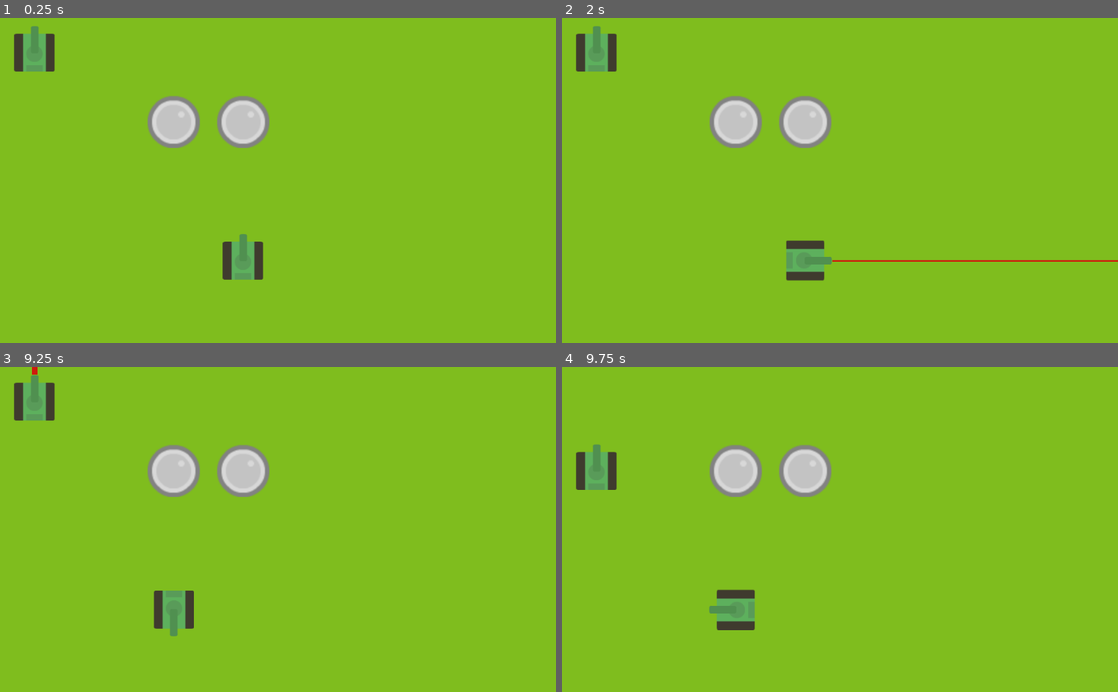
Above: before the commit, frames 1-4 (two rows, left to right).
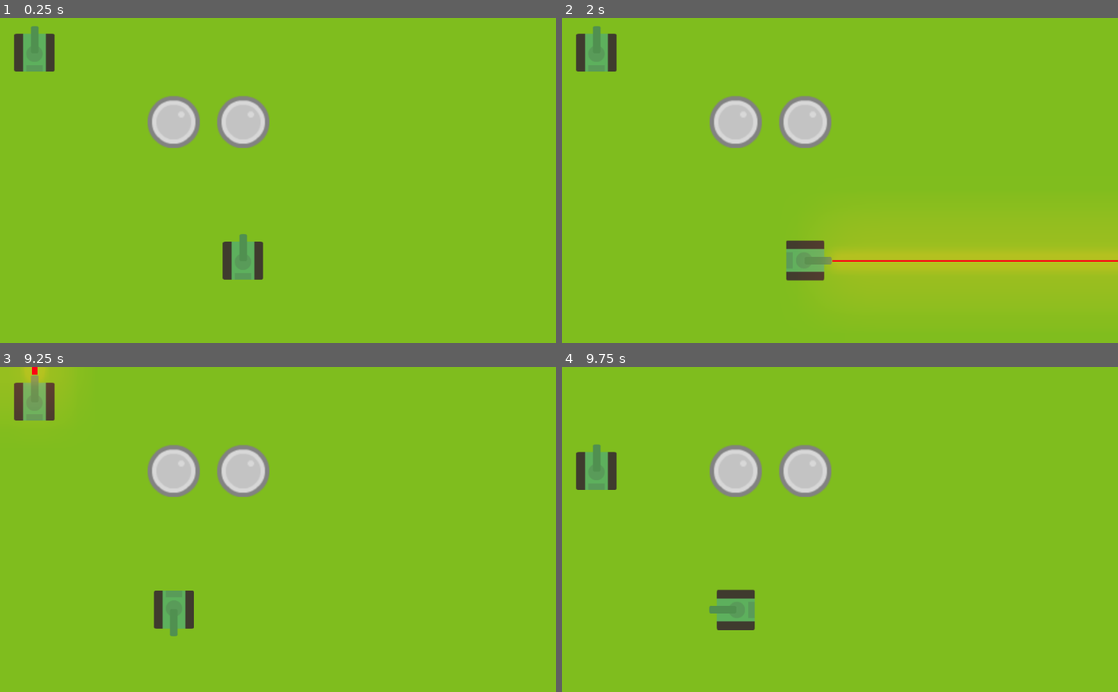
Above: after the commit, the same moments.

Repository: lendroit/tanktank
Game: Godot game, scene res://World.tscn
Two runs of this game, one before a commit and one after it. Both use one fixed random seed, a clock stepped at 60 frames per second and the inputs below.
Inputs:
- Up to frame 1 (0.25 s): no input
- Up to frame 2 (2 s): tap Enter (end_turn_p1) at 0.5 s; hold Right (rotate_right_p1) 0.53-1.28 s; hold Enter (end_turn_p1) 0.53-1.28 s; tap Space (shoot_p1) at 1.25 s; hold Down (move_backward_p1) from 1.28 s (still down); tap E (end_turn_p2) at 1.35 s
- Up to frame 3 (9.25 s): release Down (move_backward_p1) at 2.03 s; hold S (move_backward_p2) 2.03-2.78 s; hold Right (rotate_right_p1) 2.03-3.53 s; tap Up (move_frontward_p1) at 2.85 s; tap Enter (end_turn_p1) at 3.5, 5, 7.35 s; hold Z (move_frontward_p2) 3.53-4.28 s; hold Left (rotate_left_p1) 3.53-5.03 s; tap Space (shoot_p1) at 4.25, 5.75, 5.85 s; tap Q (rotate_left_p2) at 4.35 s; hold Down (move_backward_p1) 5.03-5.78 s; hold D (rotate_right_p2) 5.03-5.78 s; hold Right (rotate_right_p1) 5.78-8.03 s; hold A (shoot_p2) 6.53-7.28 s; hold Down (move_backward_p1) 8.03-8.78 s; hold E (end_turn_p2) 8.03-8.78 s; hold Left (rotate_left_p1) from 8.78 s (still down); tap S (move_backward_p2) at 8.85 s
- Up to frame 4 (9.75 s): release Left (rotate_left_p1) at 9.53 s; hold Right (rotate_right_p1) from 9.53 s (still down); hold Up (move_frontward_p1) from 9.53 s (still down)

The runs differ from the first frame. In frame 2, 7.8% of the frame differs, in the area x 46-100%, y 66-83%; in frame 3, 0.8%; in frame 4, less than 0.1%.

Commit message:
feature: add glow to laser

Diff:
--- a/Tank/Laser.tscn
+++ b/Tank/Laser.tscn
@@ -3,8 +3,10 @@
 [ext_resource path="res://Tank/Laser.gd" type="Script" id=1]
 
 [node name="Laser" type="Line2D"]
+modulate = Color( 1.1, 1.1, 1.1, 1 )
+self_modulate = Color( 1.1, 1.1, 1.1, 1 )
 points = PoolVector2Array( 0, 0, 0, -128 )
-default_color = Color( 0.811765, 0.105882, 0.054902, 1 )
+default_color = Color( 2.8, 0, 0.06, 1 )
 script = ExtResource( 1 )
 
 [node name="Tween" type="Tween" parent="."]
--- a/World.tscn
+++ b/World.tscn
@@ -19,6 +19,10 @@
 0/shape_one_way_margin = 0.0
 0/shapes = [  ]
 0/z_index = 0
+
+[sub_resource type="Environment" id=2]
+background_mode = 4
+glow_enabled = true
 
 [node name="World" type="Node2D"]
 position = Vector2( 64, 64 )
@@ -41,4 +45,7 @@
 [node name="ActionExecutionTimer" type="Timer" parent="Grid"]
 wait_time = 0.3
 one_shot = true
+
+[node name="WorldEnvironment" type="WorldEnvironment" parent="."]
+environment = SubResource( 2 )
 [connection signal="timeout" from="Grid/ActionExecutionTimer" to="Grid" method="_on_ActionExecutionTimer_timeout"]
Not shown: 1 places in World.tscn that only renumber resources
